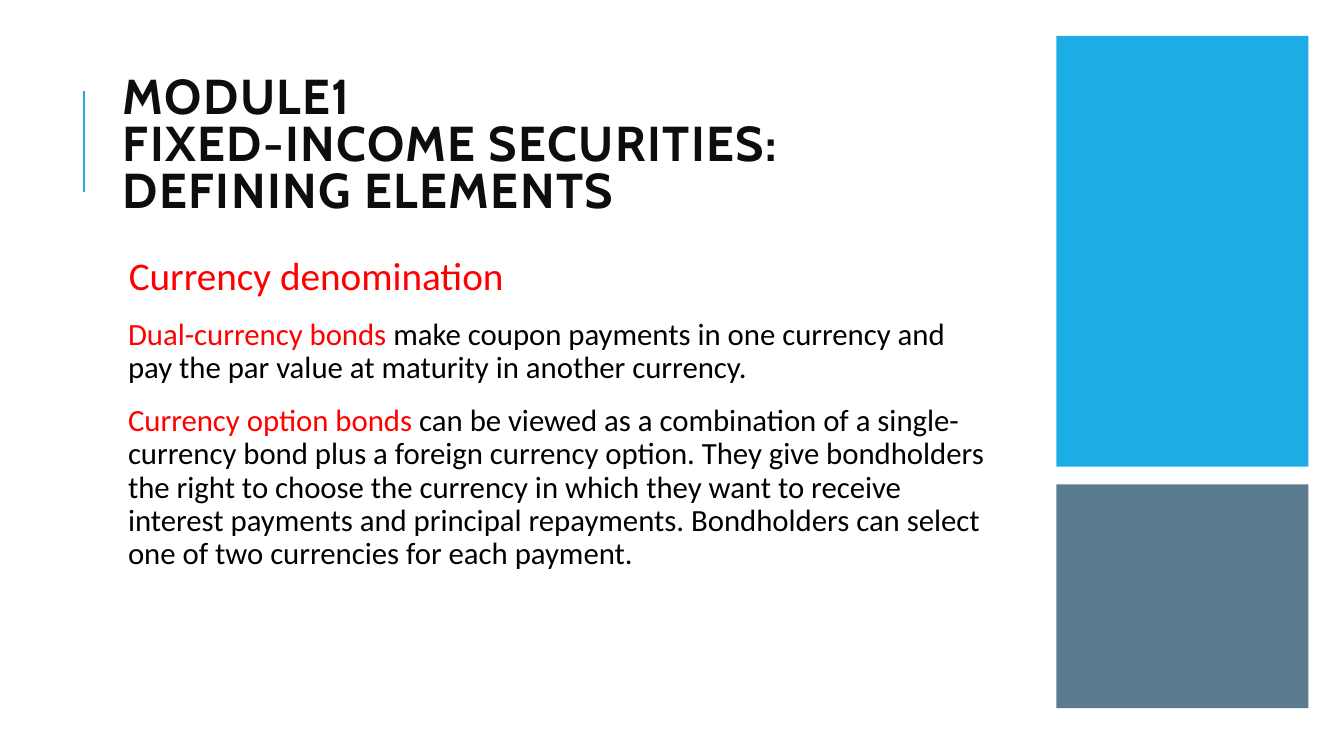
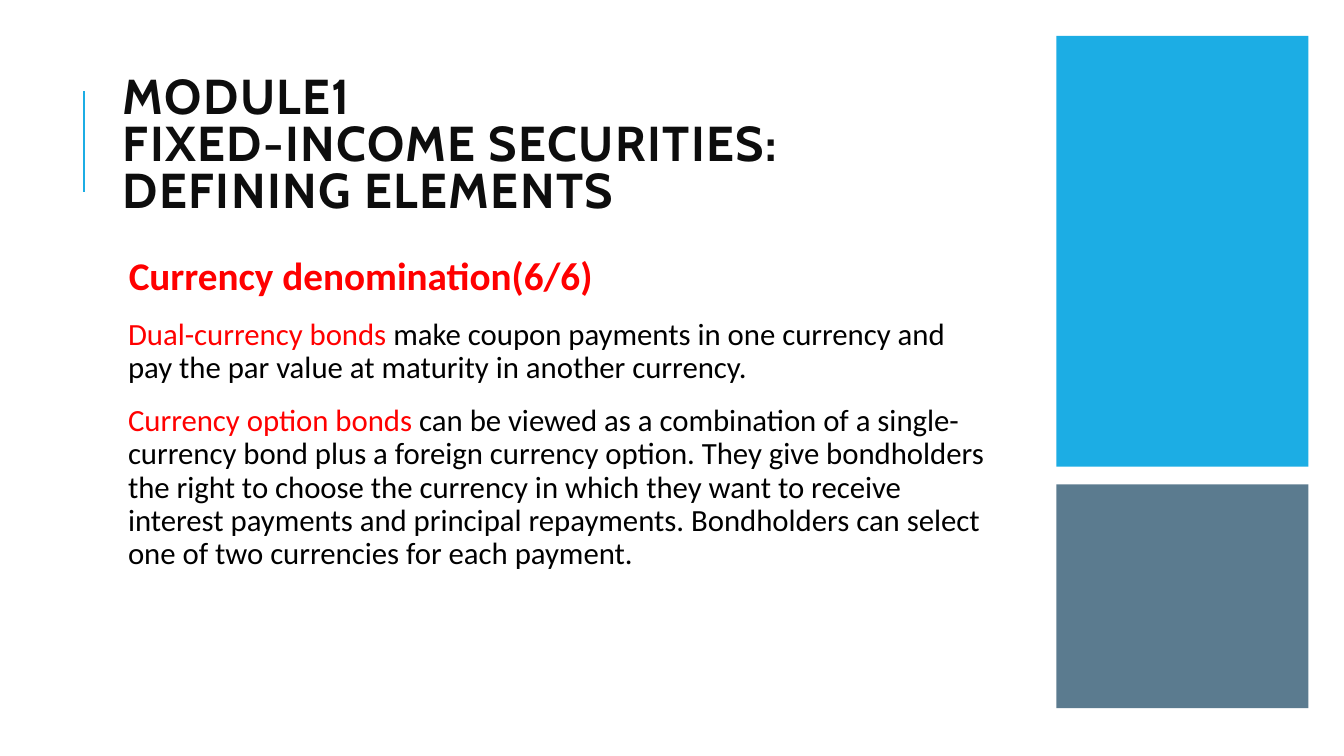
Before and after one commit to Isco0530/data, a slide deck: slide 8 of Fixed Income.pptx. Drawn at 1344x756 pixels with LibreOffice and Linux fonts; fonts in the diff are those of the drawing. Boxes give left, top, right and bottom in pixels: in the first picture for what was removed or moved away, otherwise in the second. Text is boxed around its words. In the diff, an @@ line names an element or a change of style, - is before the commit and + after.

```diff
--- a/Fixed Income.pptx
+++ b/Fixed Income.pptx
@@ text at (129, 261, 592, 296): text changed; bold on @@
-  Currency denomination
+  Currency denomination(6/6)
```
Also in this commit, not shown: 17 other slides changed, 8 slides added.
